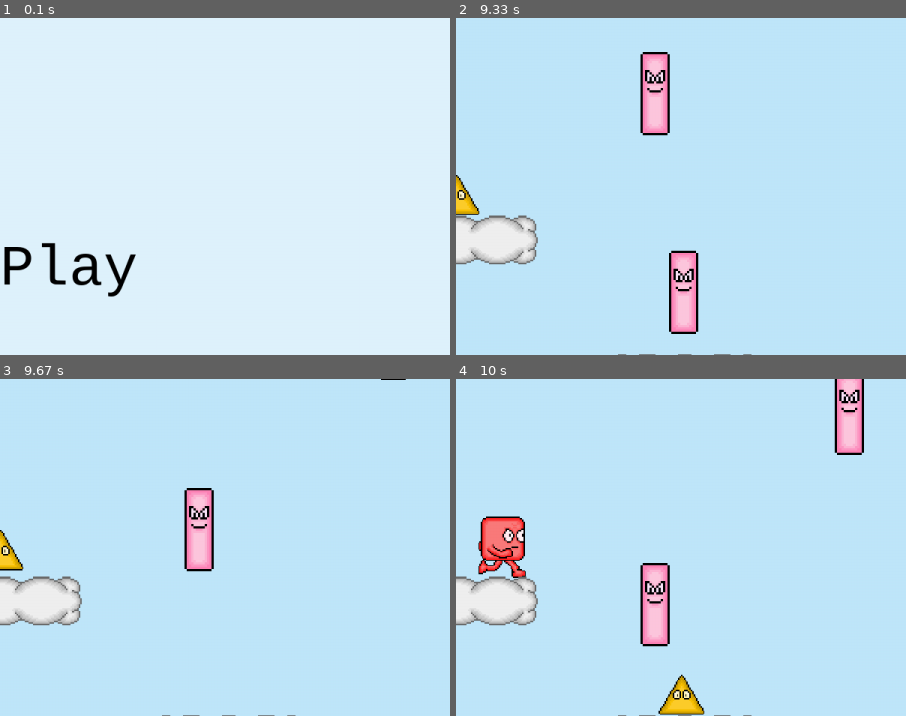
Above: before the commit, frames 1-4 (two rows, left to right).
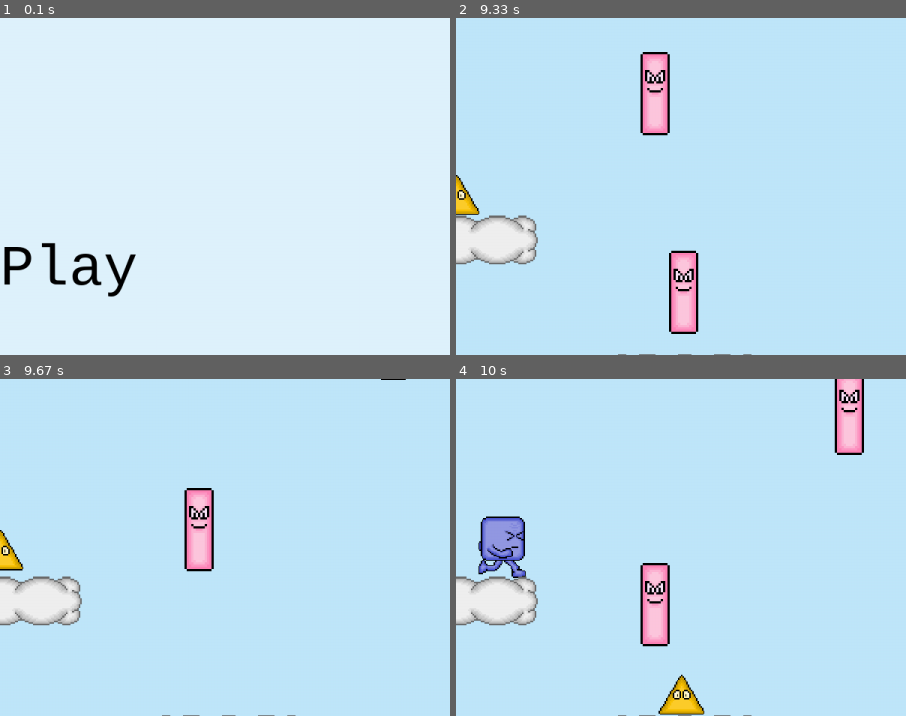
Above: after the commit, the same moments.

Repository: stevenacalhoun/geoplay
Game: pygame game, started from geometricPlay.py
Two runs of this game, one before a commit and one after it. Both use one fixed random seed, a clock stepped at 60 frames per second and the inputs below.
Inputs:
- Up to frame 1 (0.1 s): no input
- Up to frame 2 (9.33 s): hold Right 0.33-0.8 s; tap Enter at 0.83, 1.17 s; tap Space at 1.5, 7.23, 7.53, 7.73, 8.03, 8.23, 8.53, 8.73, 9.03, 9.3 s; hold Right 1.83-2.3 s; hold Left 2.33-2.87 s; hold Left 2.9-3.3 s; hold Right 3.33-3.97 s; hold Left 4-4.47 s; hold Right 4.5-4.97 s; hold Right 5-5.47 s; hold Left 5.5-6.03 s; hold Left 6.07-6.47 s; hold Right 6.5-7.13 s; hold Left 7.17-7.63 s; hold Right 7.67-8.13 s; hold Right 8.17-8.63 s; hold Left 8.67-9.2 s; hold Left from 9.23 s (still down)
- Up to frame 3 (9.67 s): tap Space at 9.6 s; release Left at 9.63 s
- Up to frame 4 (10 s): hold Right from 9.67 s (still down); tap Space at 9.73 s
The pictures show only the part of the screen within x 50-100%, y 13-63%; the shares and areas given below are measured in that part.

Frames 1-3 are identical in both runs. In frame 4, 1.3% of the frame differs, in the area x 5-16%, y 41-59%.

Commit message:
Added the hurt animations

Diff:
--- a/lib/scenes.py
+++ b/lib/scenes.py
@@ -642,6 +642,7 @@
         if hit:
           channelb = self.hurt_sound.play()
           self.HUD.removeLife()
+          self.mcSquare.gotHurt()
 
   def generateGround(self):
     numTiles = int(SCREEN_WIDTH/GROUND_TILE_WIDTH)
--- a/lib/sprites.py
+++ b/lib/sprites.py
@@ -48,27 +48,53 @@
     self.land_sound = pygame.mixer.Sound("sounds/short landing.wav")
     self.powerUp_sound = pygame.mixer.Sound("sounds/short aquire item.wav")
 
-    # Running right images
-    self.runningRightImages = getImages("images/sprites-individ/run-right", 8, height/26.5)
-
-    # Running left images
-    self.runningLeftImages = getImages("images/sprites-individ/run-left", 8, height/26.5)
-
-    # Standing right images
-    self.standingRightImages = getImages("images/sprites-individ/stand-right", 4, height/26.5)
-
-    # Standing left images
-    self.standingLeftImages = getImages("images/sprites-individ/stand-left", 4, height/26.5)
-
-    # Jumping right images
+    ## NORMAL IMAGES
+    # Normal Running right images
+    self.normalRunningRightImages = getImages("images/sprites-individ/run-right", 8, height/26.5)
+
+    # Normal Running left images
+    self.normalRunningLeftImages = getImages("images/sprites-individ/run-left", 8, height/26.5)
+
+    # Normal Standing right images
+    self.normalStandingRightImages = getImages("images/sprites-individ/stand-right", 4, height/26.5)
+
+    # Normal Standing left images
+    self.normalStandingLeftImages = getImages("images/sprites-individ/stand-left", 4, height/26.5)
+
+    # Normal Jumping right images
     fullJumpingRightImages = getImages("images/sprites-individ/jump-right", 6, height/26.5)
-    self.jumpingRightImages= fullJumpingRightImages[0:2]
-    self.fallingRightImages= fullJumpingRightImages[3:6]
-
-    # Jumping left images
+    self.normalJumpingRightImages= fullJumpingRightImages[0:2]
+    self.normalFallingRightImages= fullJumpingRightImages[3:6]
+
+    # Normal Jumping left images
     fullJumpingLeftImages = getImages("images/sprites-individ/jump-left", 6, height/26.5)
-    self.jumpingLeftImages= fullJumpingLeftImages[0:2]
-    self.fallingLeftImages= fullJumpingLeftImages[3:6]
+    self.normalJumpingLeftImages= fullJumpingLeftImages[0:2]
+    self.normalFallingLeftImages= fullJumpingLeftImages[3:6]
+
+    ## HURT IMAGES
+    # Hurt Running right images
+    self.hurtRunningRightImages = getImages("images/sprites-individ/hurt-run-right", 8, height/26.5)
+
+    # Hurt Running left images
+    self.hurtRunningLeftImages = getImages("images/sprites-individ/hurt-run-left", 8, height/26.5)
+
+    # Hurt Standing right images
+    self.hurtStandingRightImages = getImages("images/sprites-individ/hurt-stand-right", 4, height/26.5)
+
+    # Hurt Standing left images
+    self.hurtStandingLeftImages = getImages("images/sprites-individ/hurt-stand-left", 4, height/26.5)
+
+    # Hurt Jumping right images
+    fullJumpingRightImages = getImages("images/sprites-individ/hurt-jump-right", 6, height/26.5)
+    self.hurtJumpingRightImages= fullJumpingRightImages[0:2]
+    self.hurtFallingRightImages= fullJumpingRightImages[3:6]
+
+    # Hurt Jumping left images
+    fullJumpingLeftImages = getImages("images/sprites-individ/hurt-jump-left", 6, height/26.5)
+    self.hurtJumpingLeftImages= fullJumpingLeftImages[0:2]
+    self.hurtFallingLeftImages= fullJumpingLeftImages[3:6]
+
+    self.switchToNormalImages()
 
     self.image = self.standingLeftImages[0]
 
@@ -105,6 +131,9 @@
     # Shield power up
     self.shielded = False
     self.shieldCounter = 0
+
+    self.hurt = False
+    self.hurtCounter = 0
 
   # Update based on the current number of ticks
   def update(self):
@@ -289,6 +318,14 @@
 
   def animate(self):
     # Select the correct set of images, and display the new frame
+    if self.hurt:
+      self.switchToHurtImages()
+      self.hurtCounter += 1
+      if self.hurtCounter >= 20:
+        self.hurt = False
+    else:
+      self.switchToNormalImages()
+
     if self.jumping:
       self.animateJumping()
     elif self.falling:
@@ -392,6 +429,36 @@
         self.image = self.fallingRightImages[self.frame]
       self.frame += 1
       self.frameCount = 0
+
+  def gotHurt(self):
+    self.hurt = True
+    self.hurtCounter = 0
+
+  def switchToHurtImages(self):
+    self.fallingLeftImages = self.hurtFallingLeftImages
+    self.fallingRightImages = self.hurtFallingRightImages
+
+    self.jumpingLeftImages = self.hurtJumpingLeftImages
+    self.jumpingRightImages = self.hurtJumpingRightImages
+
+    self.runningLeftImages = self.hurtRunningLeftImages
+    self.runningRightImages = self.hurtRunningRightImages
+
+    self.standingLeftImages = self.hurtStandingLeftImages
+    self.standingRightImages = self.hurtStandingRightImages
+
+  def switchToNormalImages(self):
+    self.fallingLeftImages = self.normalFallingLeftImages
+    self.fallingRightImages = self.normalFallingRightImages
+
+    self.jumpingLeftImages = self.normalJumpingLeftImages
+    self.jumpingRightImages = self.normalJumpingRightImages
+
+    self.runningLeftImages = self.normalRunningLeftImages
+    self.runningRightImages = self.normalRunningRightImages
+
+    self.standingLeftImages = self.normalStandingLeftImages
+    self.standingRightImages = self.normalStandingRightImages
 
   def reposition(self, newLoc):
     self.rect.topleft = newLoc
